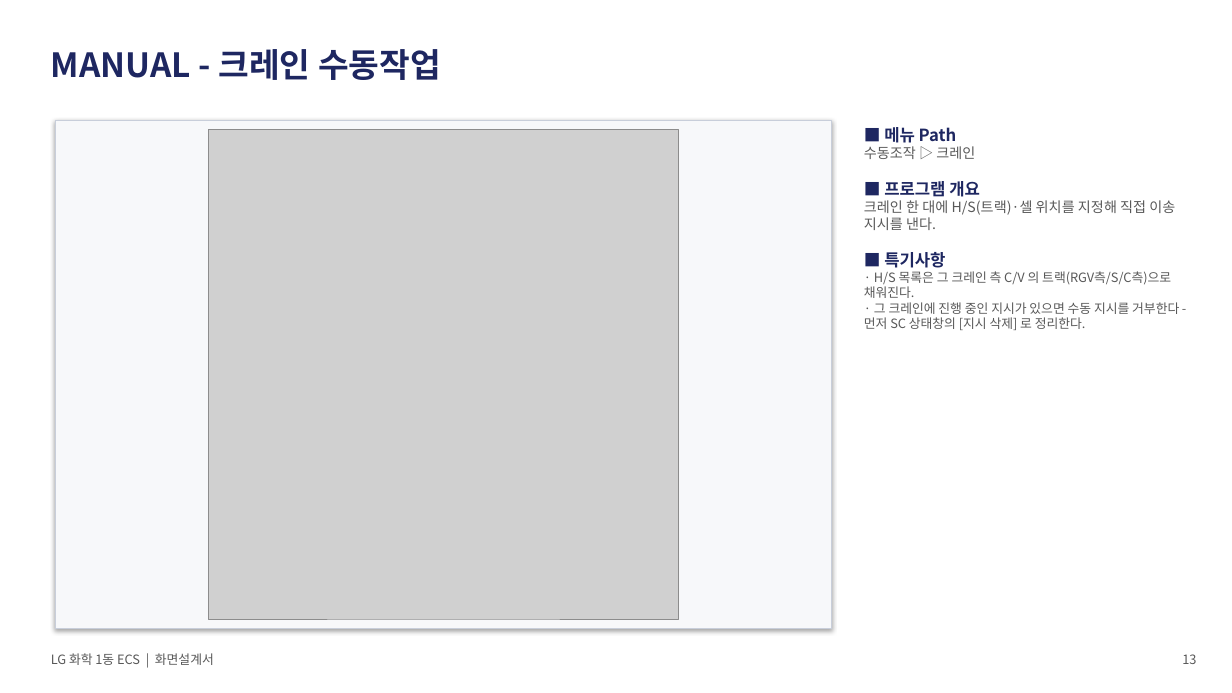
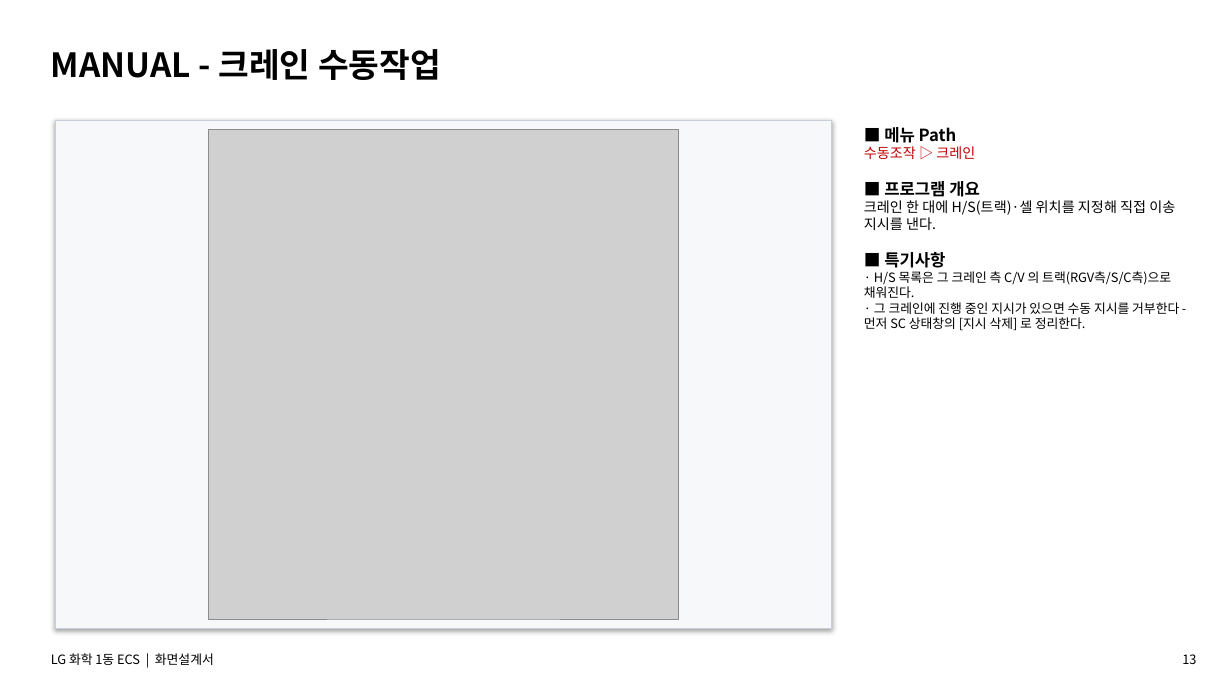
Before and after one commit to yeorijby-coder/LGLS_ALL, a slide deck: slide 13 of docs/산출물_20260909/06_ECS_화면설계서.pptx. Drawn at 1232x693 pixels with LibreOffice and Linux fonts; fonts in the diff are those of the drawing; grey boxes stand for pictures. Boxes give left, top, right and bottom in pixels: in the first picture for what was removed or moved away, otherwise in the second. Text is boxed around its words. In the diff, an @@ line names an element or a change of style, - is before the commit and + after.

```diff
--- a/docs/산출물_20260909/06_ECS_화면설계서.pptx
+++ b/docs/산출물_20260909/06_ECS_화면설계서.pptx
@@ text "MANUAL - 크레인 수동작업" at (x1=51, y1=49, x2=441, y2=80): text colour #1E2761 to #000000 @@
@@ text "■ 메뉴 Path" at (x1=864, y1=127, x2=1179, y2=331): text colour #1E2761 to #000000 in "■ 메뉴 Path", "■ 프로그램 개요", "■ 특기사항"; text colour #595959 to #C00000 in "수동조작 ▷ 크레인"; text colour #595959 to #000000 in "크레인 한 대에 H/S(트랙)·셀 위치를 지정해 직접 ...", "· H/S 목록은 그 크레인 측 C/V ...", "· 그 크레인에 진행 중인 지시가 있으면 ..." @@
@@ text "LG 화학 1동 ECS | ..." at (x1=51, y1=653, x2=214, y2=665): text colour #595959 to #000000 @@
@@ text "13" at (x1=1182, y1=654, x2=1196, y2=664): text colour #595959 to #000000 @@
```
Also in this commit, not shown: 19 other slides changed, 4 other files.
